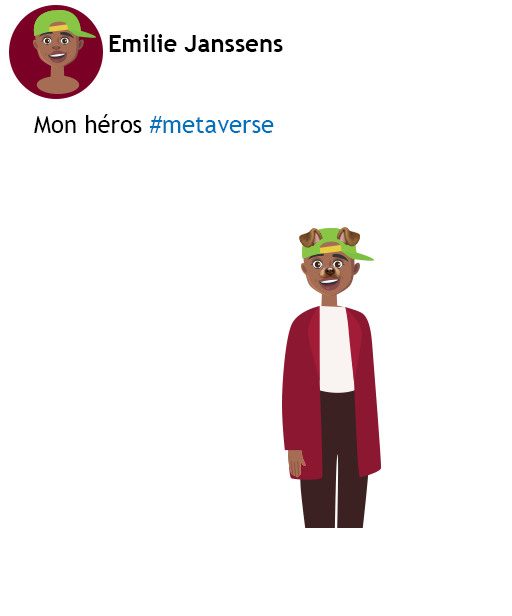
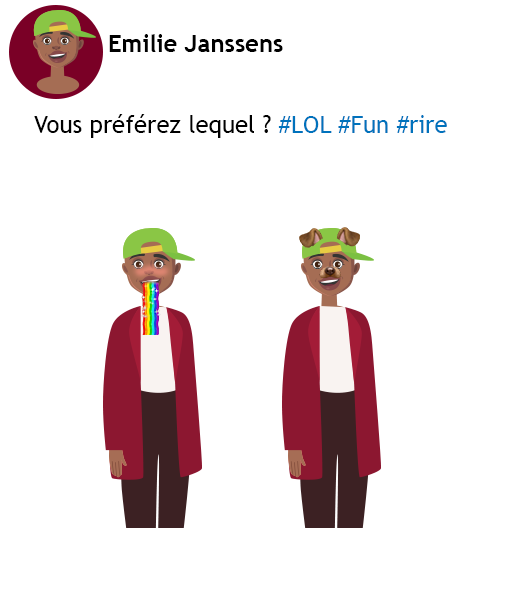
Layered file, before and after one edit (512x616). Changes by layer:
painted on "Texte" over <box>34,114,447,138</box>
added layer "snapchat-filters-png-37234" above "Calque 4" over <box>129,260,174,335</box>
added layer "Calque 4" above "Calque 1" over <box>103,228,202,528</box>
